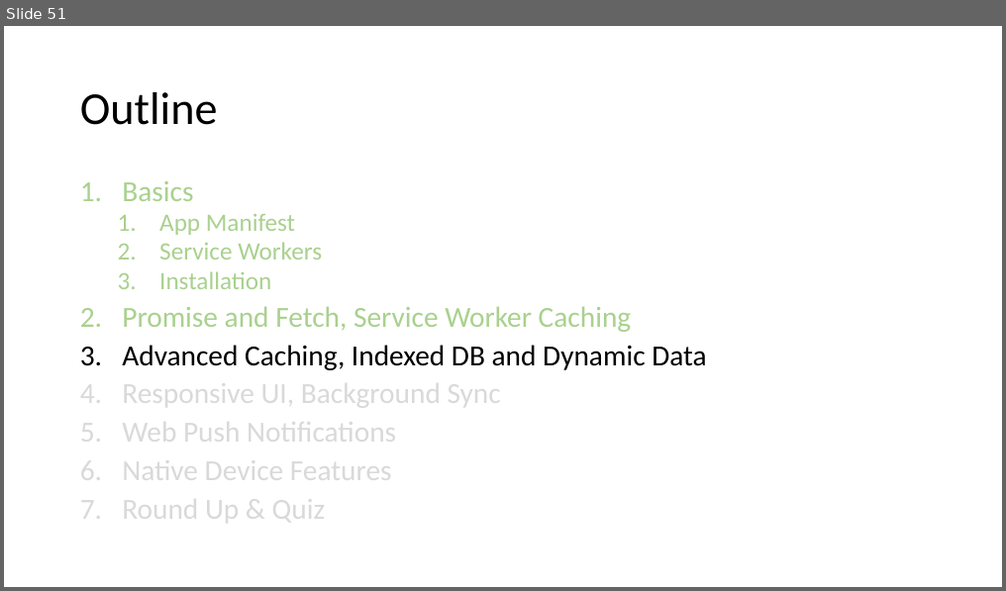
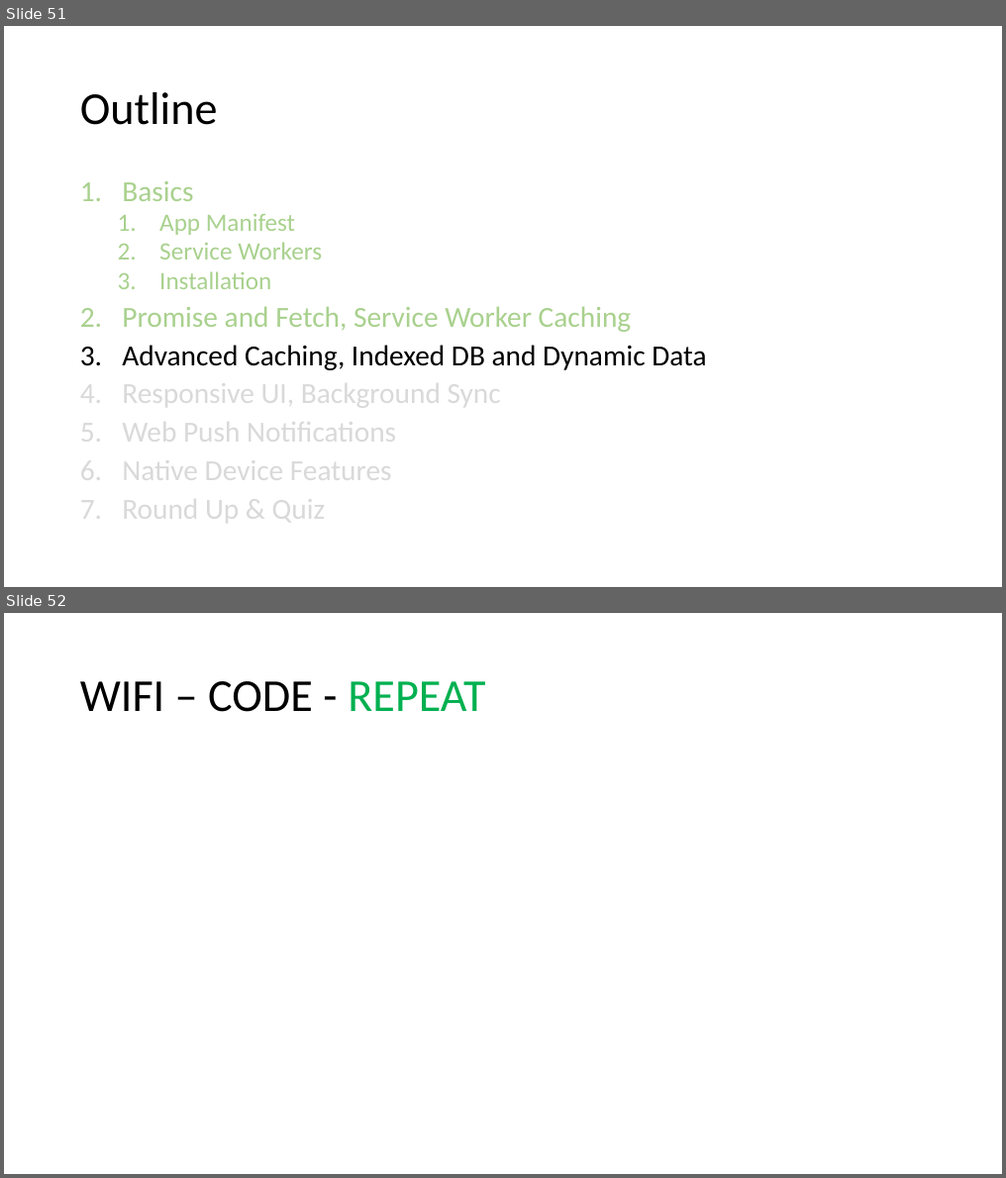
Before and after one commit to SteveNox/PWACourseProgress, a slide deck: course/Progressive Web Apps.pptx. Shown one above the other, each under a label of ours: slide 51 before the commit, slides 51 and 52 after it. The pictures are 1006x591 and 1006x1178 pixels, drawn with LibreOffice and Linux fonts; fonts in the diff are those of the drawing. Boxes give left, top, right and bottom in pixels: in the first picture for what was removed or moved away, otherwise in the second. Text is boxed around its words. In the diff, an @@ line names an element or a change of style, - is before the commit and + after.

```diff
--- a/course/Progressive Web Apps.pptx
+++ b/course/Progressive Web Apps.pptx
@@ slide 52 added at box(4, 613, 1002, 1174), background #FFFFFF @@
@@ title added at box(80, 681, 485, 712), 44 pt, text #000000 @@
+WIFI – CODE - REPEAT
```
Also in this commit, not shown: 14 other slides added, 5 other files.
